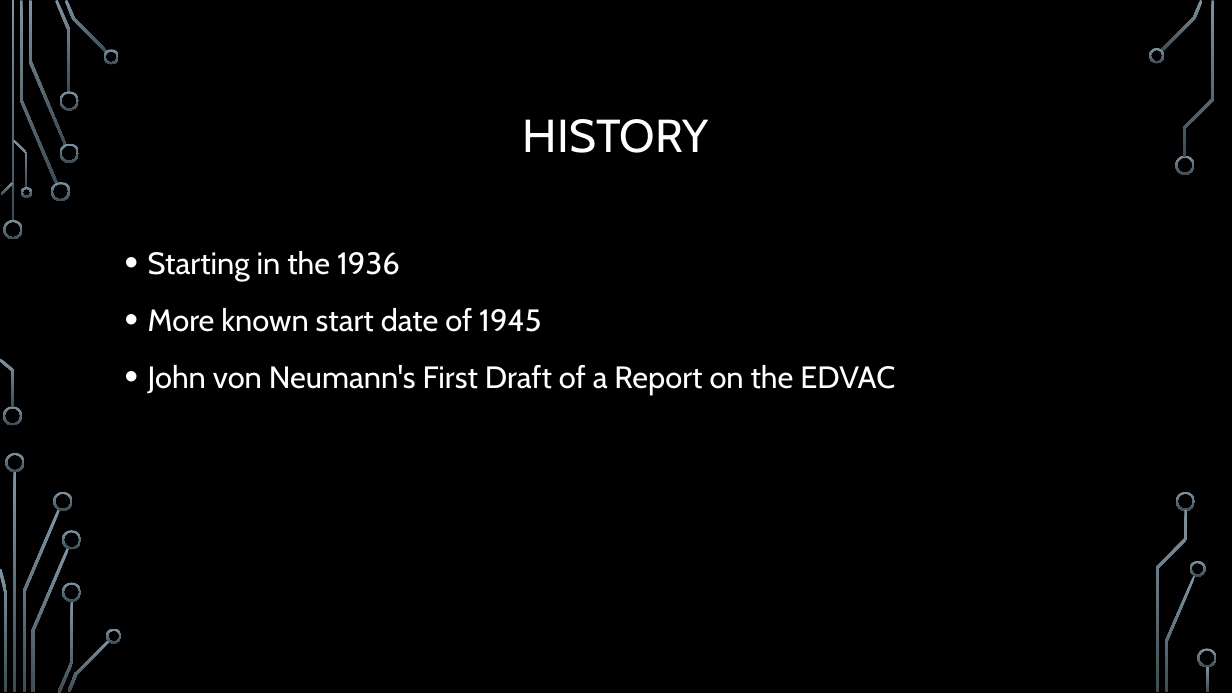
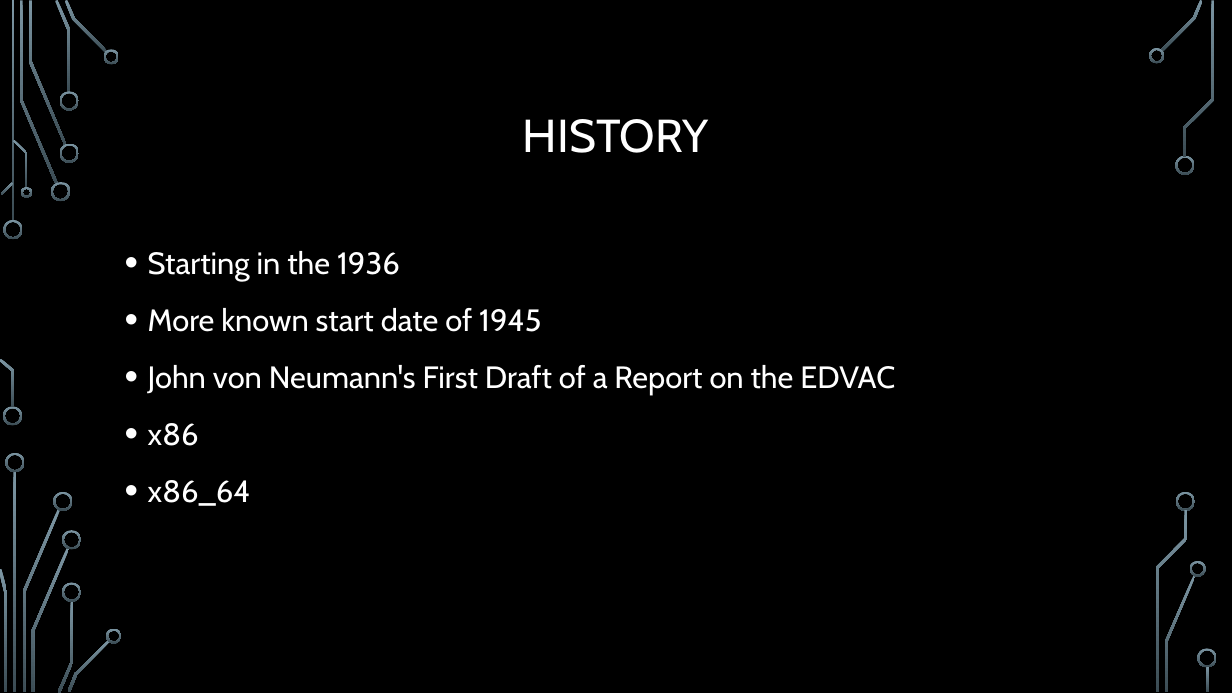
Before and after one commit to ErrkO/CSCI4800, a slide deck: slide 4 of Instruction Set Architecture.pptx. Drawn at 1232x693 pixels with LibreOffice and Linux fonts; fonts in the diff are those of the drawing; background and template pictures are left out. Boxes give left, top, right and bottom in pixels: in the first picture for what was removed or moved away, otherwise in the second. Text is boxed around its words. In the diff, an @@ line names an element or a change of style, - is before the commit and + after.

```diff
--- a/Instruction Set Architecture.pptx
+++ b/Instruction Set Architecture.pptx
@@ text at bbox=[148, 423, 251, 506]: paragraphs added @@
+• x86
+• x86_64
```
Also in this commit, not shown: 5 other slides changed, 6 slides added.
